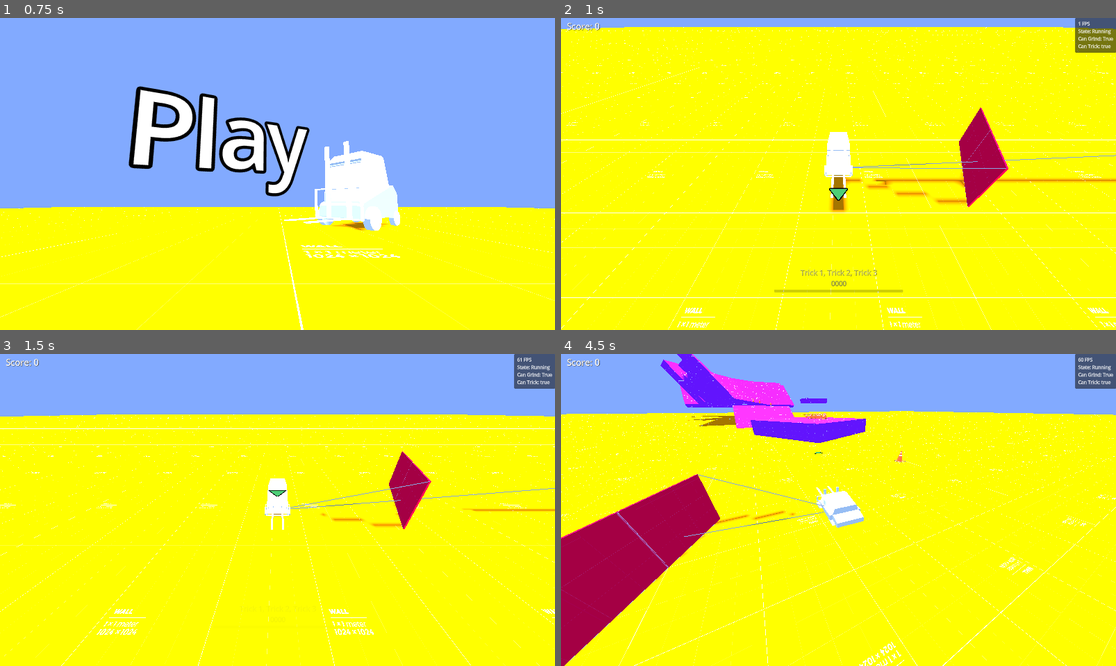
Above: before the commit, frames 1-4 (two rows, left to right).
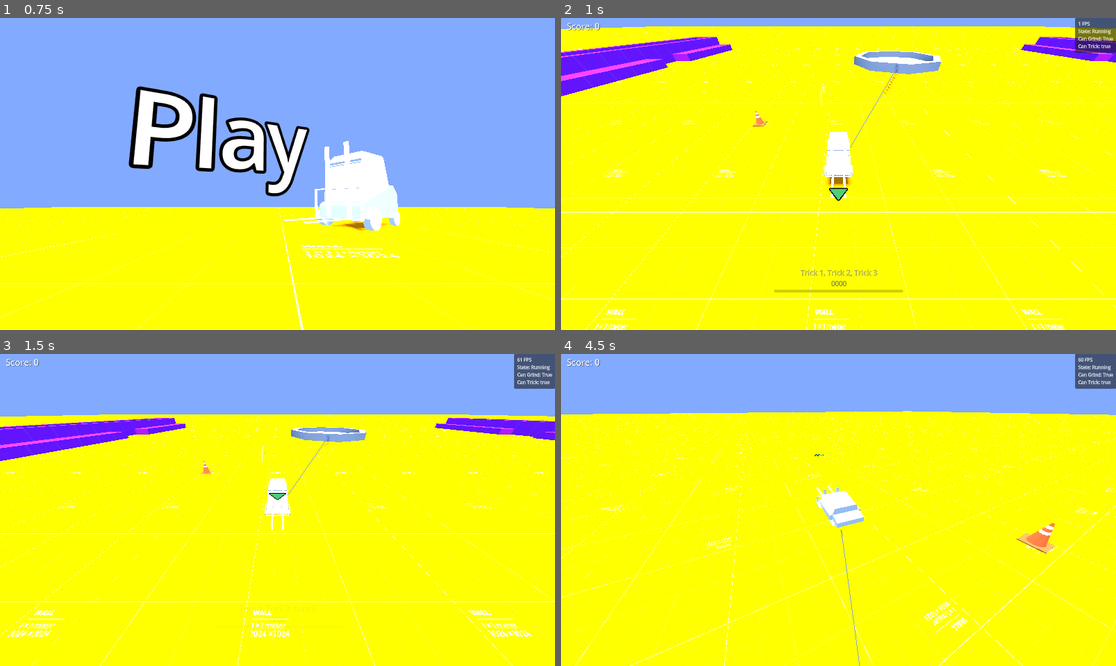
Above: after the commit, the same moments.

Repository: Khalzz/Forklift-certified
Game: Godot game, scene res://Scenes/MainMenu.tscn
Two runs of this game, one before a commit and one after it. Both use one fixed random seed, a clock stepped at 60 frames per second and the inputs below.
Inputs:
- Up to frame 1 (0.75 s): hold D (right) from 0.53 s (still down); tap Q (grind) at 0.6 s
- Up to frame 2 (1 s): keep holding D (right); tap Space (jump) at 0.77 s
- Up to frame 3 (1.5 s): release D (right) at 1.28 s; hold S (backward) from 1.28 s (still down); tap Q (grind) at 1.35 s
- Up to frame 4 (4.5 s): tap Space (jump) at 1.52, 3.02, 3.77 s; release S (backward) at 2.03 s; hold D (right) 2.03-2.78 s; hold Down (l_trigger) 2.03-2.78 s; tap Q (grind) at 2.3, 3.05, 3.6, 4.35 s; hold W (forward) 2.78-3.53 s; tap Up (r_trigger) at 2.85 s; hold A (left) from 3.53 s (still down)

Frame 1 is identical in both runs. In frame 2, 12% of the frame differs, in the area x 0-100%, y 2-100%; in frame 3, 8.8%; in frame 4, 17%, in the area x 0-100%, y 0-100%.

Commit message:
Fixed the way friction handles movement

Diff:
--- /dev/null
+++ b/Assets/Prefabs/Grind/GrindBar.tscn
@@ -0,0 +1,21 @@
+[gd_scene load_steps=4 format=3 uid="uid://bbiuvegoiwn1q"]
+
+[ext_resource type="PackedScene" uid="uid://b77wnb1fhkjmg" path="res://Assets/Models/World/Obstacles/Grind/Grind.glb" id="1_8mg7l"]
+
+[sub_resource type="PhysicsMaterial" id="PhysicsMaterial_lwpgb"]
+friction = 0.7
+
+[sub_resource type="BoxShape3D" id="BoxShape3D_rmwdv"]
+size = Vector3(0.023803711, 0.20379639, 0.6574707)
+
+[node name="GrindBar" type="Node3D"]
+
+[node name="Grind" parent="." instance=ExtResource("1_8mg7l")]
+transform = Transform3D(0.1, 0, 0, 0, 0.1, 0, 0, 0, 0.1, 0, 0, 0)
+
+[node name="StaticBody3D" type="StaticBody3D" parent="."]
+physics_material_override = SubResource("PhysicsMaterial_lwpgb")
+
+[node name="CollisionShape3D" type="CollisionShape3D" parent="StaticBody3D"]
+transform = Transform3D(1, 0, 0, 0, 1, 0, 0, 0, 1, 0.0004272461, 0.100372314, 0.0008544922)
+shape = SubResource("BoxShape3D_rmwdv")
--- a/Assets/Prefabs/Player/transition.tscn
+++ b/Assets/Prefabs/Player/transition.tscn
@@ -8,22 +8,6 @@
 shader = ExtResource("1_5hy5r")
 shader_parameter/scroll_speed = Vector2(0.5, 0)
 shader_parameter/time_scale = 1.0
-
-[sub_resource type="Animation" id="Animation_p08ty"]
-resource_name = "open"
-length = 0.5
-tracks/0/type = "value"
-tracks/0/imported = false
-tracks/0/enabled = true
-tracks/0/path = NodePath("Background:modulate")
-tracks/0/interp = 1
-tracks/0/loop_wrap = true
-tracks/0/keys = {
-"times": PackedFloat32Array(0, 0.5),
-"transitions": PackedFloat32Array(0.2, 1),
-"update": 0,
-"values": [Color(1, 1, 1, 0), Color(1, 1, 1, 1)]
-}
 
 [sub_resource type="Animation" id="Animation_ouynv"]
 length = 0.001
@@ -42,6 +26,22 @@
 "transitions": PackedFloat32Array(0.2, 1),
 "update": 0,
 "values": [Color(1, 1, 1, 1), Color(1, 1, 1, 0)]
+}
+
+[sub_resource type="Animation" id="Animation_p08ty"]
+resource_name = "open"
+length = 0.5
+tracks/0/type = "value"
+tracks/0/imported = false
+tracks/0/enabled = true
+tracks/0/path = NodePath("Background:modulate")
+tracks/0/interp = 1
+tracks/0/loop_wrap = true
+tracks/0/keys = {
+"times": PackedFloat32Array(0, 0.5),
+"transitions": PackedFloat32Array(0.2, 1),
+"update": 0,
+"values": [Color(1, 1, 1, 0), Color(1, 1, 1, 1)]
 }
 
 [sub_resource type="AnimationLibrary" id="AnimationLibrary_n88kt"]
@@ -71,7 +71,6 @@
 color = Color(0, 0, 0, 1)
 
 [node name="Movable" type="MarginContainer" parent="Background"]
-visible = false
 layout_mode = 1
 anchors_preset = 15
 anchor_right = 1.0
--- /dev/null
+++ b/Assets/Prefabs/blocks/basic_block.tscn
@@ -0,0 +1,21 @@
+[gd_scene load_steps=5 format=3 uid="uid://otrqi1bye1a5"]
+
+[ext_resource type="Texture2D" uid="uid://b24wme1o6ibod" path="res://Assets/Materials/purple.png" id="1_iotes"]
+
+[sub_resource type="StandardMaterial3D" id="StandardMaterial3D_hjps7"]
+albedo_texture = ExtResource("1_iotes")
+uv1_triplanar = true
+
+[sub_resource type="PhysicsMaterial" id="PhysicsMaterial_13vmv"]
+friction = 0.7
+
+[sub_resource type="BoxShape3D" id="BoxShape3D_vnleo"]
+
+[node name="BasicBlock" type="CSGBox3D"]
+material = SubResource("StandardMaterial3D_hjps7")
+
+[node name="StaticBody3D" type="StaticBody3D" parent="."]
+physics_material_override = SubResource("PhysicsMaterial_13vmv")
+
+[node name="CollisionShape3D" type="CollisionShape3D" parent="StaticBody3D"]
+shape = SubResource("BoxShape3D_vnleo")
--- a/Assets/Scripts/Player/StateMachine/grinding.gd
+++ b/Assets/Scripts/Player/StateMachine/grinding.gd
@@ -80,9 +80,6 @@
 	initial_velocity = rigidbody.linear_velocity
 	rigidbody.linear_velocity = Vector3(0.0, 0.0, 0.0)
 
-	$"../../Cameras".set_followable($"../../Models")
-	# $"../../Cameras".set_camera($"../../Cameras".Cameras.Grind)
-
 	$"../../RigidBody/CollisionShape3D".disabled = true
 	$"../../RigidBody/GroundRays".checking_floor(false)
 	$"../../Cameras".set_followable($"../../Models")
@@ -133,6 +130,14 @@
 
 	check_fall()
 
+func set_base_speed():
+	# Get the actual horizontal speed magnitude
+	var horizontal_velocity = Vector3(rigidbody.linear_velocity.x, 0, rigidbody.linear_velocity.z)
+	var horizontal_speed = horizontal_velocity.length()
+
+	# Store as absolute value - alignment handles direction in move()
+	grind_speed = horizontal_speed
+
 func move(delta):
 	if not path_follower:
 		return
@@ -141,26 +146,21 @@
 		path_follower.progress,
 	).normalized()
 
-	const speed_plus = 1.0
-	var horizontal_speed = grind_speed + (speed_plus * alignment)
+	# Apply alignment to get directional speed
+	var horizontal_speed = grind_speed * alignment
+
 	var curve_length = actionable_grind.curve.get_baked_length()
 	if curve_length == 0:
 		return
-	var progress_increment = (horizontal_speed * delta) / curve_length
+	var progress_increment = (horizontal_speed * delta)
 
 	path_follower.progress += progress_increment
 
-	var facing_dir = (path_dir * horizontal_speed).normalized()
-
+	# Velocity follows the path direction with the aligned speed
 	var velocity = path_dir * horizontal_speed
 	velocity.y = 0
 
 	rigidbody.linear_velocity = velocity
-
-func set_base_speed():
-	var horizontal_velocity = Vector3(rigidbody.linear_velocity.x, 0, rigidbody.linear_velocity.z)
-	var horizontal_speed = horizontal_velocity.length()
-	grind_speed = horizontal_speed * alignment
 
 func end_grind():
 	$"../../Models/Sparks".visible = false
--- a/Assets/Scripts/Player/StateMachine/running.gd
+++ b/Assets/Scripts/Player/StateMachine/running.gd
@@ -34,7 +34,7 @@
 	else:
 		$"../../Models/Sparks".visible = false
 
-	get_parent().rigid_body.apply_central_force(((get_parent().rigid_body.transform.basis.z) * 10.0) * throttle_axis)
+	get_parent().rigid_body.apply_central_force(((get_parent().rigid_body.transform.basis.z) * 14.0) * throttle_axis)
 
 	if get_parent().rigid_body.linear_velocity.length() > 0.009:
 		if get_parent().is_touching_ground():
--- a/Assets/Scripts/Player/camera_manager.gd
+++ b/Assets/Scripts/Player/camera_manager.gd
@@ -124,8 +124,6 @@
 	cam.look_at(followable.global_position)
 
 	# Smoothing factor (0.1 to 0.3 is usually good; higher values = more smoothing)
-	var smoothing_speed = 10.0
-
 	if camera_data[camera_selected].has("smoothing"):
 		cam.global_position = cam.global_position.lerp(camera_position, camera_data[camera_selected]["smoothing"] * delta)
 	else:
--- /dev/null
+++ b/Scenes/Levels/alpha_map.tscn
@@ -0,0 +1,166 @@
+[gd_scene load_steps=17 format=3 uid="uid://dd78fa4cfb0e"]
+
+[ext_resource type="PackedScene" uid="uid://b8wm5aids0hsd" path="res://Assets/Prefabs/Player/player.tscn" id="1_jqrvn"]
+[ext_resource type="Texture2D" uid="uid://bemvhniy4n5e6" path="res://Assets/Materials/orange.png" id="2_hjps7"]
+[ext_resource type="PackedScene" uid="uid://3n18bokpi40a" path="res://Assets/Prefabs/Grind/grind_path.tscn" id="4_fujv5"]
+[ext_resource type="PackedScene" uid="uid://d07s53qpchp40" path="res://Assets/Prefabs/World/cone.tscn" id="5_vu1er"]
+[ext_resource type="Texture2D" uid="uid://b24wme1o6ibod" path="res://Assets/Materials/purple.png" id="6_jqrvn"]
+[ext_resource type="PackedScene" uid="uid://b77wnb1fhkjmg" path="res://Assets/Models/World/Obstacles/Grind/Grind.glb" id="7_8wxs8"]
+
+[sub_resource type="ProceduralSkyMaterial" id="ProceduralSkyMaterial_f2nln"]
+sky_horizon_color = Color(0.662243, 0.671743, 0.686743, 1)
+ground_horizon_color = Color(0.662243, 0.671743, 0.686743, 1)
+
+[sub_resource type="Sky" id="Sky_efk68"]
+sky_material = SubResource("ProceduralSkyMaterial_f2nln")
+
+[sub_resource type="Environment" id="Environment_06fis"]
+background_mode = 1
+background_color = Color(0.509306, 0.667922, 1, 1)
+sky = SubResource("Sky_efk68")
+tonemap_mode = 2
+fog_light_energy = 13.46
+
+[sub_resource type="StandardMaterial3D" id="StandardMaterial3D_efk68"]
+albedo_texture = ExtResource("2_hjps7")
+uv1_triplanar = true
+uv1_world_triplanar = true
+texture_filter = 0
+
+[sub_resource type="PlaneMesh" id="PlaneMesh_gxb1y"]
+
+[sub_resource type="PhysicsMaterial" id="PhysicsMaterial_0dy5s"]
+
+[sub_resource type="BoxShape3D" id="BoxShape3D_f2nln"]
+size = Vector3(1, 0.0229492, 1)
+
+[sub_resource type="StandardMaterial3D" id="StandardMaterial3D_hjps7"]
+albedo_texture = ExtResource("6_jqrvn")
+uv1_triplanar = true
+
+[sub_resource type="Curve3D" id="Curve3D_peqby"]
+_data = {
+"points": PackedVector3Array(0, 0, 0, 0, 0, 0, 0, 0.23773146, -3.4971151, 0, 0, 0, 0, 0, 0, 0, 0.21226013, 3.4905887),
+"tilts": PackedFloat32Array(0, 0)
+}
+point_count = 2
+
+[sub_resource type="Curve3D" id="Curve3D_jqrvn"]
+_data = {
+"points": PackedVector3Array(0, 0, 0, 0, 0, 0, 0, 0.2, 1.333, 0, 0, 0, 0, 0, 0, -0.9473119, 0.23302817, 0.9540795, 0, 0, 0, 0, 0, 0, -1.346, 0.2, 0, 0, 0, 0, 0, 0, 0, -0.956, 0.2, -0.948, 0, 0, 0, 0, 0, 0, 0, 0.2, -1.347, 0, 0, 0, 0, 0, 0, 0.95454025, 0.23302817, -0.9392824, 0, 0, 0, 0, 0, 0, 1.3366089, 0.23302817, 0.0031533136, 0, 0, 0, 0, 0, 0, 0.95454025, 0.23302817, 0.9370985),
+"tilts": PackedFloat32Array(0, 0, 0, 0, 0, 0, 0, 0)
+}
+point_count = 8
+
+[node name="World" type="Node3D"]
+
+[node name="Player" parent="." instance=ExtResource("1_jqrvn")]
+transform = Transform3D(1, 0, 0, 0, 1, 0, 0, 0, 1, -1.8545928, 0.312811, 5.1408925)
+
+[node name="WorldEnvironment" type="WorldEnvironment" parent="."]
+environment = SubResource("Environment_06fis")
+
+[node name="DirectionalLight3D" type="DirectionalLight3D" parent="."]
+transform = Transform3D(1, 0, 0, 0, 0.0977219, 0.995214, 0, -0.995214, 0.0977219, 0, 20.9353, 0)
+light_volumetric_fog_energy = 0.0
+light_specular = 0.0
+shadow_enabled = true
+shadow_blur = 1.312
+directional_shadow_max_distance = 91.3
+
+[node name="Floor" type="Node3D" parent="."]
+transform = Transform3D(100, 0, 0, 0, 1, 0, 0, 0, 100, 0, 0, 0)
+
+[node name="FloorMesh" type="MeshInstance3D" parent="Floor"]
+transform = Transform3D(0.5, 0, 0, 0, 0.5, 0, 0, 0, 0.5, -0.00050213514, 0.023306012, 0.00052027457)
+material_override = SubResource("StandardMaterial3D_efk68")
+mesh = SubResource("PlaneMesh_gxb1y")
+
+[node name="StaticBody3D" type="StaticBody3D" parent="Floor/FloorMesh"]
+transform = Transform3D(2, 0, 0, 0, 2, 0, 0, 0, 2, 0, 0, 0)
+physics_material_override = SubResource("PhysicsMaterial_0dy5s")
+
+[node name="CollisionShape3D" type="CollisionShape3D" parent="Floor/FloorMesh/StaticBody3D"]
+transform = Transform3D(1, 0, 0, 0, 1, 0, 0, 0, 1, 0, -0.0127389, 0)
+shape = SubResource("BoxShape3D_f2nln")
+
+[node name="Boxes" type="Node3D" parent="."]
+
+[node name="Cone" parent="Boxes" instance=ExtResource("5_vu1er")]
+transform = Transform3D(1, 0, 0, 0, 1, 0, 0, 0, 1, -2.9181886, 0.02186434, 4.1230288)
+
+[node name="MapBlocks" type="Node3D" parent="Boxes"]
+transform = Transform3D(1, 0, 0, 0, 1, 0, 0, 0, 1, -0.003811121, 0, 0)
+
+[node name="CSGCombiner3D" type="CSGCombiner3D" parent="Boxes/MapBlocks"]
+use_collision = true
+
+[node name="PlantBlock" type="CSGBox3D" parent="Boxes/MapBlocks/CSGCombiner3D"]
+transform = Transform3D(1, 0, 0, 0, 1, 0, 0, 0, 1, 8, 0.25, 0)
+size = Vector3(1, 0.4852295, 7)
+material = SubResource("StandardMaterial3D_hjps7")
+
+[node name="PlantBlock" type="CSGBox3D" parent="Boxes/MapBlocks/CSGCombiner3D/PlantBlock"]
+transform = Transform3D(1, 0, 0, 0, 1, 0, 0, 0, 1, 0, 0.25714123, 0)
+operation = 2
+size = Vector3(0.6508789, 0.080718994, 6.635742)
+material = SubResource("StandardMaterial3D_hjps7")
+
+[node name="Seat" type="CSGBox3D" parent="Boxes/MapBlocks/CSGCombiner3D/PlantBlock"]
+transform = Transform3D(1, 0, 0, 0, 1, 0, 0, 0, 1, -0.74798584, -0.13400269, 2)
+size = Vector3(0.5, 0.217, 3)
+material = SubResource("StandardMaterial3D_hjps7")
+
+[node name="Seat_2" type="CSGBox3D" parent="Boxes/MapBlocks/CSGCombiner3D/PlantBlock"]
+transform = Transform3D(1, 0, 0, 0, 1, 0, 0, 0, 1, -0.7440474, -0.13400269, -2)
+size = Vector3(0.5, 0.217, 3)
+material = SubResource("StandardMaterial3D_hjps7")
+
+[node name="GrindPath" parent="Boxes/MapBlocks/CSGCombiner3D/PlantBlock" instance=ExtResource("4_fujv5")]
+transform = Transform3D(1, 0, 0, 0, 1, 0, 0, 0, 1, -0.5017104, 0, 0)
+curve = SubResource("Curve3D_peqby")
+tag = "Grindable"
+
+[node name="PlantBlock2" type="CSGBox3D" parent="Boxes/MapBlocks/CSGCombiner3D"]
+transform = Transform3D(-1, 0, -8.742278e-08, 0, 1, 0, 8.742278e-08, 0, -1, -8, 0.25, 0)
+size = Vector3(1, 0.4852295, 7)
+material = SubResource("StandardMaterial3D_hjps7")
+
+[node name="PlantBlock" type="CSGBox3D" parent="Boxes/MapBlocks/CSGCombiner3D/PlantBlock2"]
+transform = Transform3D(1, 0, 0, 0, 1, 0, 0, 0, 1, 0, 0.21952331, 0)
+operation = 2
+size = Vector3(0.6508789, 0.080718994, 6.635742)
+material = SubResource("StandardMaterial3D_hjps7")
+
+[node name="Seat" type="CSGBox3D" parent="Boxes/MapBlocks/CSGCombiner3D/PlantBlock2"]
+transform = Transform3D(1, 0, 0, 0, 1, 0, 0, 0, 1, -0.74798584, -0.13400269, 2)
+size = Vector3(0.5, 0.217, 3)
+material = SubResource("StandardMaterial3D_hjps7")
+
+[node name="Seat_2" type="CSGBox3D" parent="Boxes/MapBlocks/CSGCombiner3D/PlantBlock2"]
+transform = Transform3D(1, 0, 0, 0, 1, 0, 0, 0, 1, -0.7440474, -0.13400269, -2)
+size = Vector3(0.5, 0.217, 3)
+material = SubResource("StandardMaterial3D_hjps7")
+
+[node name="GrindPath" parent="Boxes/MapBlocks/CSGCombiner3D/PlantBlock2" instance=ExtResource("4_fujv5")]
+transform = Transform3D(1, 0, 0, 0, 1, 0, 0, 0, 1, -0.5017104, 0, 0)
+curve = SubResource("Curve3D_peqby")
+tag = "Grindable"
+
+[node name="Fountaine" type="CSGCylinder3D" parent="Boxes/MapBlocks/CSGCombiner3D"]
+radius = 1.3447266
+height = 0.47009277
+
+[node name="Fountaine" type="CSGCylinder3D" parent="Boxes/MapBlocks/CSGCombiner3D/Fountaine"]
+transform = Transform3D(1, 0, 0, 0, 1, 0, 0, 0, 1, 0, 0.16518718, 0)
+operation = 2
+radius = 1.1342773
+height = 0.18319702
+
+[node name="GrindToFollow" parent="Boxes/MapBlocks/CSGCombiner3D/Fountaine" instance=ExtResource("4_fujv5")]
+curve = SubResource("Curve3D_jqrvn")
+tag = "Ejemplo?"
+loop = true
+
+[node name="Grind" parent="." instance=ExtResource("7_8wxs8")]
+transform = Transform3D(0.1, 0, 0, 0, 0.1, 0, 0, 0, 0.1, -2.1315153, -0.00035478565, 3.1823034)
--- a/Scenes/Test.tscn
+++ b/Scenes/Test.tscn
@@ -1,8 +1,9 @@
-[gd_scene load_steps=16 format=3 uid="uid://cyctv4o556y1e"]
+[gd_scene load_steps=17 format=3 uid="uid://cyctv4o556y1e"]
 
 [ext_resource type="Texture2D" uid="uid://bemvhniy4n5e6" path="res://Assets/Materials/orange.png" id="1_f2nln"]
 [ext_resource type="PackedScene" uid="uid://b8wm5aids0hsd" path="res://Assets/Prefabs/Player/player.tscn" id="5_efk68"]
 [ext_resource type="PackedScene" uid="uid://d07s53qpchp40" path="res://Assets/Prefabs/World/cone.tscn" id="6_06fis"]
+[ext_resource type="PackedScene" uid="uid://b77wnb1fhkjmg" path="res://Assets/Models/World/Obstacles/Grind/Grind.glb" id="7_mma61"]
 [ext_resource type="PackedScene" uid="uid://j8r2xo6jof" path="res://Assets/Prefabs/blocks/grindable.tscn" id="15_c5xim"]
 [ext_resource type="PackedScene" uid="uid://b8jh63vm3tr0h" path="res://Assets/Prefabs/blocks/box.tscn" id="16_b07cf"]
 [ext_resource type="PackedScene" uid="uid://3n18bokpi40a" path="res://Assets/Prefabs/Grind/grind_path.tscn" id="16_x8mav"]
@@ -198,15 +199,6 @@
 [node name="Cone19" parent="Boxes" instance=ExtResource("6_06fis")]
 transform = Transform3D(1, 0, 0, 0, 1, 0, 0, 0, 1, -1.9611729, 0.9784085, 14.407838)
 
-[node name="Cone20" parent="Boxes" instance=ExtResource("6_06fis")]
-transform = Transform3D(1, 0, 0, 0, 1, 0, 0, 0, 1, 0.9048899, 2.715115, 19.147709)
-
-[node name="Cone21" parent="Boxes" instance=ExtResource("6_06fis")]
-transform = Transform3D(1, 0, 0, 0, 1, 0, 0, 0, 1, 0.79310685, 2.5628574, 20.007242)
-
-[node name="Cone22" parent="Boxes" instance=ExtResource("6_06fis")]
-transform = Transform3D(1, 0, 0, 0, 1, 0, 0, 0, 1, 0.33276322, 1.9358329, 19.365683)
-
 [node name="Cone23" parent="Boxes" instance=ExtResource("6_06fis")]
 transform = Transform3D(1, 0, 0, 0, 1, 0, 0, 0, 1, -3.5320115, 2.1691334, 28.250265)
 
@@ -215,3 +207,6 @@
 
 [node name="Cone25" parent="Boxes" instance=ExtResource("6_06fis")]
 transform = Transform3D(1, 0, 0, 0, 1, 0, 0, 0, 1, -4.4322605, 1.55095, 27.785604)
+
+[node name="Grind" parent="." instance=ExtResource("7_mma61")]
+transform = Transform3D(0.1, 0, 0, 0, 0.1, 0, 0, 0, 0.1, -2.1315153, -0.00035478565, 3.1823034)
--- a/Scenes/main_menu.gd
+++ b/Scenes/main_menu.gd
@@ -39,6 +39,6 @@
 	if Input.is_action_just_pressed("ui_select"):
 		match selected:
 			Selectables.Play:
-				get_tree().change_scene_to_file("res://Scenes/Test.tscn")
+				get_tree().change_scene_to_file("res://Scenes/Levels/alpha_map.tscn")
 			Selectables.Exit:
 				get_tree().quit()
Binary file changed: Assets/Models/World/Obstacles/Cone/Cone.glb
Binary file added: Assets/Models/World/Obstacles/Grind/Grind.glb
Not shown, added: Assets/Models/World/Obstacles/Grind/Grind.glb.import
Binary file added: Assets/Models/World/Obstacles/Grind/Grind_Material Base Color.png
Not shown, added: Assets/Models/World/Obstacles/Grind/Grind_Material Base Color.png.import
